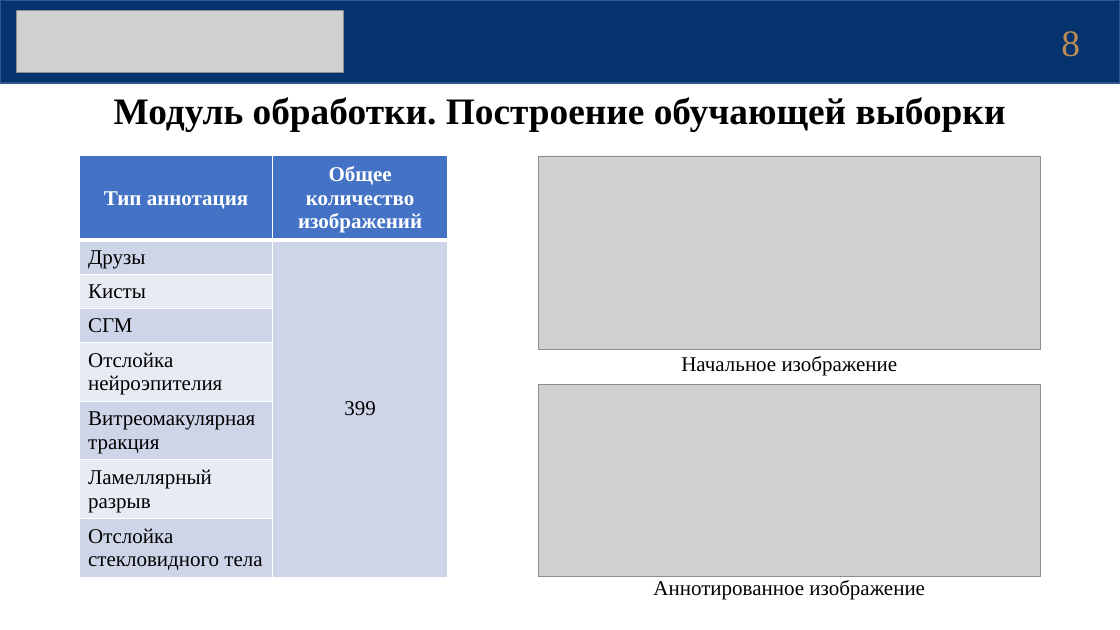
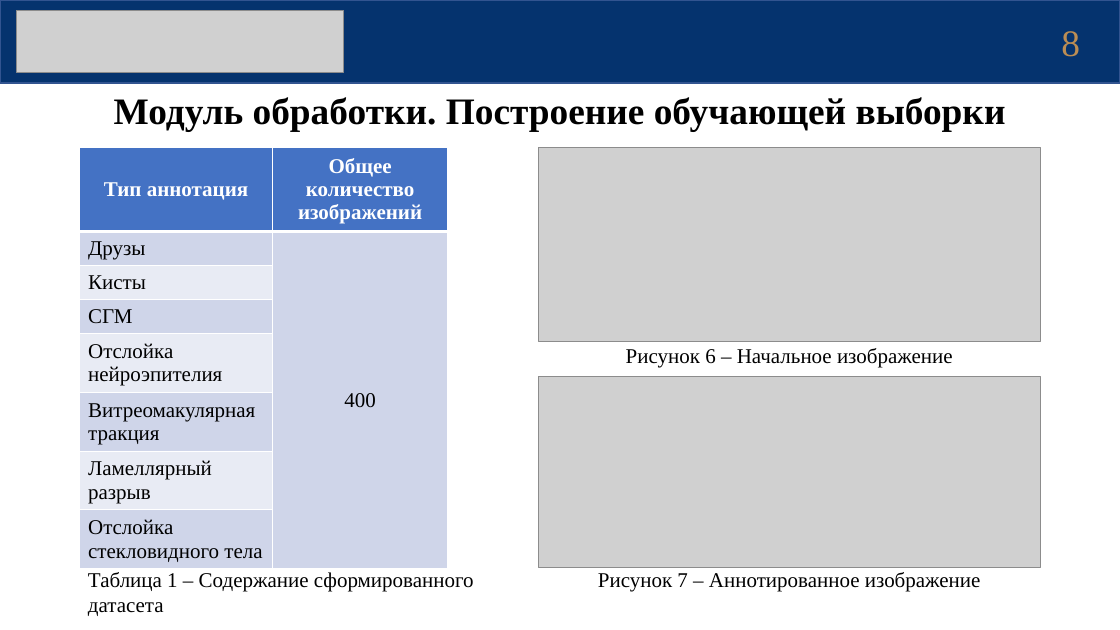
Before and after one commit to akulistus/oct-segmentation-model, a slide deck: slide 8 of diploma/Презентация_Защита_КошаевЕА.pptx. Drawn at 1120x630 pixels with LibreOffice and Linux fonts; fonts in the diff are those of the drawing; grey boxes stand for pictures. Boxes give left, top, right and bottom in pixels: in the first picture for what was removed or moved away, otherwise in the second. Text is boxed around its words. In the diff, an @@ line names an element or a change of style, - is before the commit and + after.

```diff
--- a/diploma/Презентация_Защита_КошаевЕА.pptx
+++ b/diploma/Презентация_Защита_КошаевЕА.pptx
@@ 2 pictures, 1 table: place and size @@
-2 pictures, 1 table at [80,156,1040,578]
+2 pictures, 1 table at [80,147,1040,569]
@@ table at [80,147,448,569] @@
-row 2, column 2: 399
+row 2, column 2: 400
@@ text at [626,348,953,367]: text changed @@
-Начальное изображение
+Рисунок 6 – Начальное изображение
@@ text added at [88,572,474,616], 18 pt, text #000000 @@
+Таблица 1 – Содержание сформированного датасета
@@ text at [598,572,981,592]: text changed @@
-Аннотированное изображение
+Рисунок 7 – Аннотированное изображение
```
Also in this commit, not shown: 9 other slides changed, 1 slide added.
